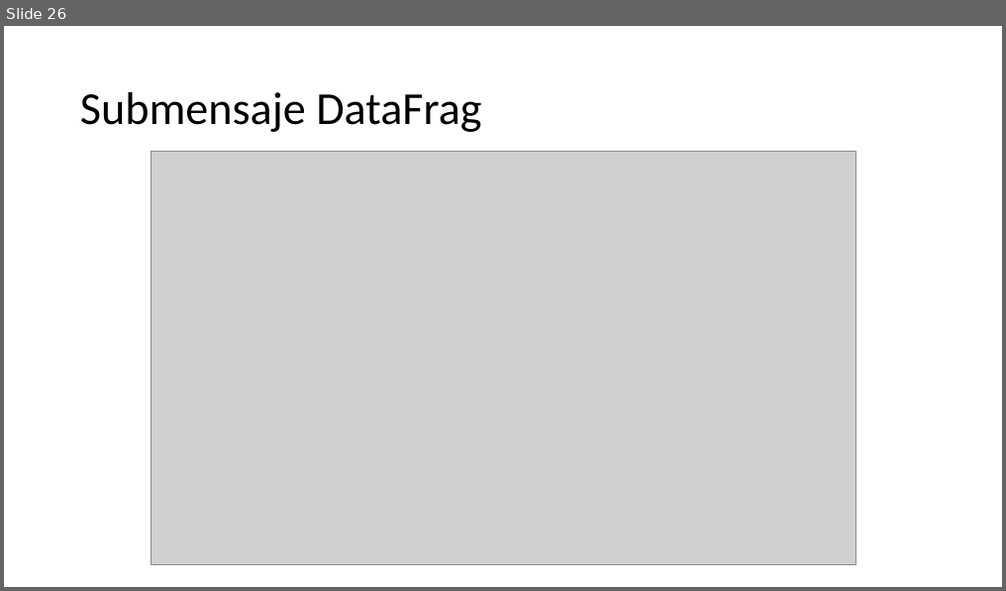
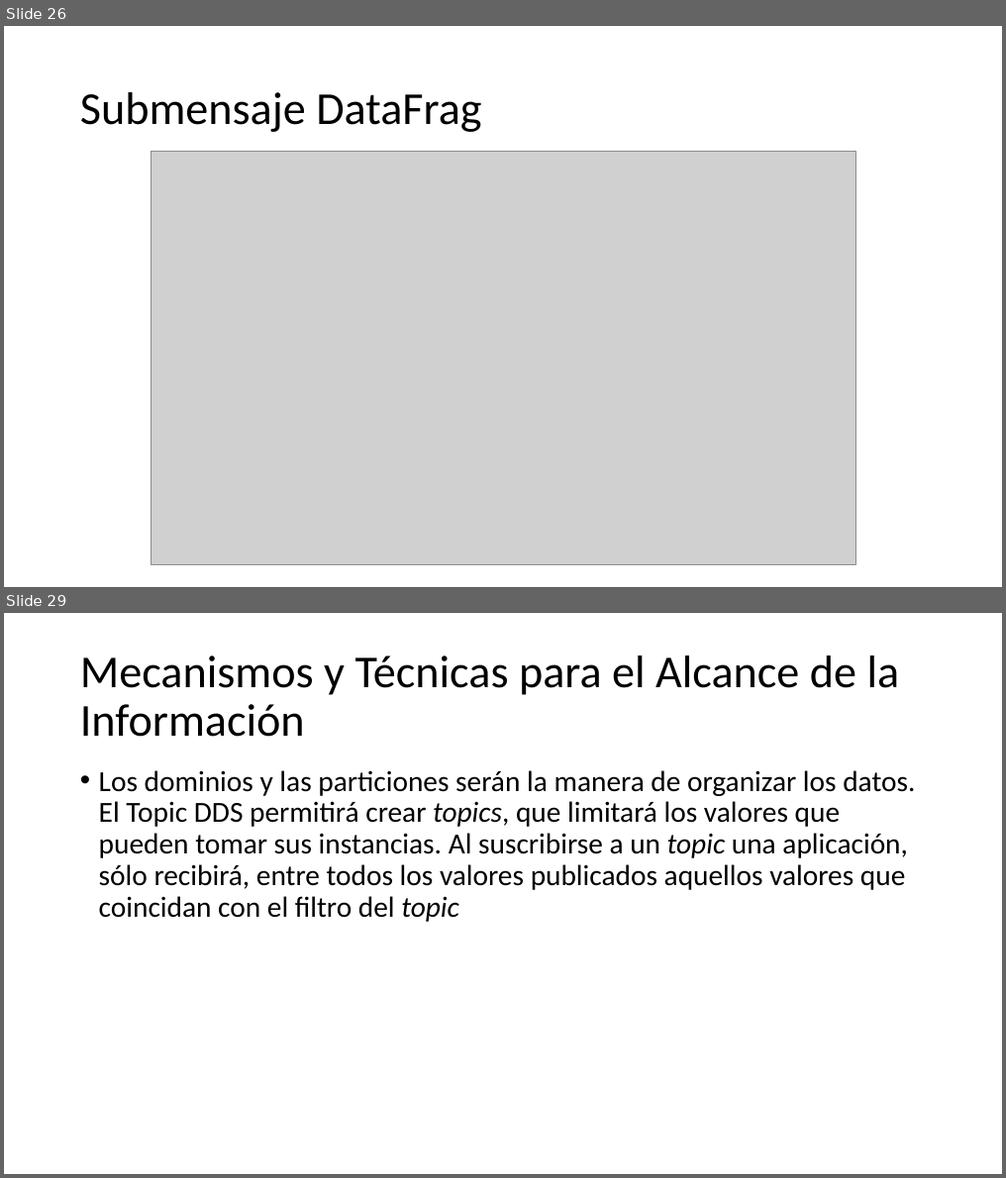
Before and after one commit to andresrubiop/Tesis, a slide deck: Rubio_Tello_Tesis-Presentación.pptx. Shown one above the other, each under a label of ours: slide 26 before the commit, slides 26 and 29 after it; the slides between them are not shown. The pictures are 1006x591 and 1006x1178 pixels, drawn with LibreOffice and Linux fonts; fonts in the diff are those of the drawing; grey boxes stand for pictures. Boxes give left, top, right and bottom in pixels: in the first picture for what was removed or moved away, otherwise in the second. Text is boxed around its words. In the diff, an @@ line names an element or a change of style, - is before the commit and + after.

```diff
--- a/Rubio_Tello_Tesis-Presentación.pptx
+++ b/Rubio_Tello_Tesis-Presentación.pptx
@@ slide 29 added at (x1=4, y1=613, x2=1002, y2=1174), background #FFFFFF @@
@@ title added at (x1=80, y1=656, x2=900, y2=737), 44 pt, text #000000 @@
+Mecanismos y Técnicas para el Alcance de la Información
@@ text added at (x1=99, y1=770, x2=915, y2=922), 28 pt, text #000000 @@
+• Los dominios y las particiones serán la manera de organizar los datos. El Topic DDS permitirá crear topics, que limitará los valores que pueden tomar sus instancias. Al suscribirse a un topic una aplicación, sólo recibirá, entre todos los valores publicados aquellos valores que coincidan con el filtro del topic
```
Also in this commit, not shown: 1 slide changed, 3 other slides added.
